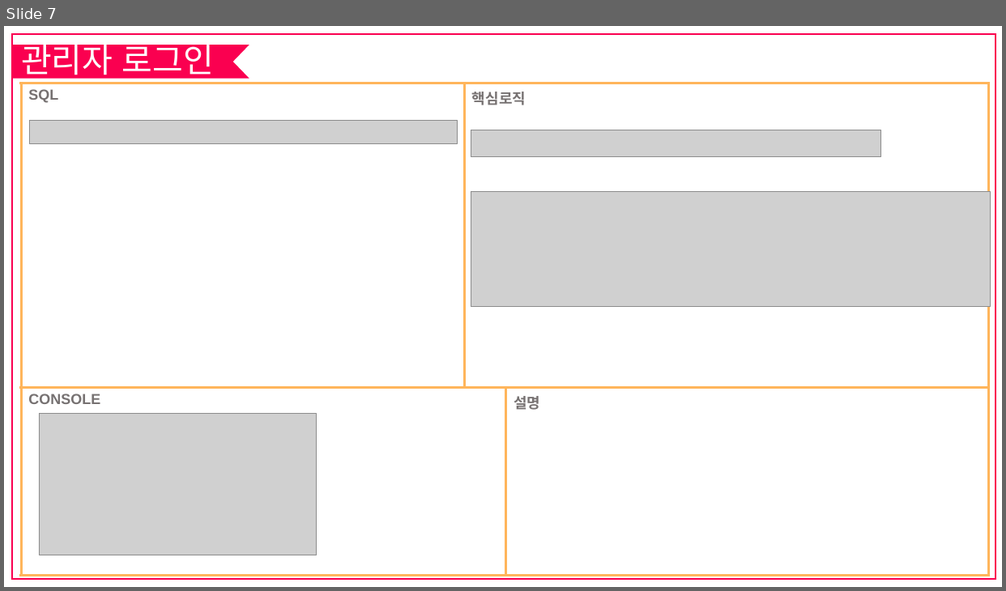
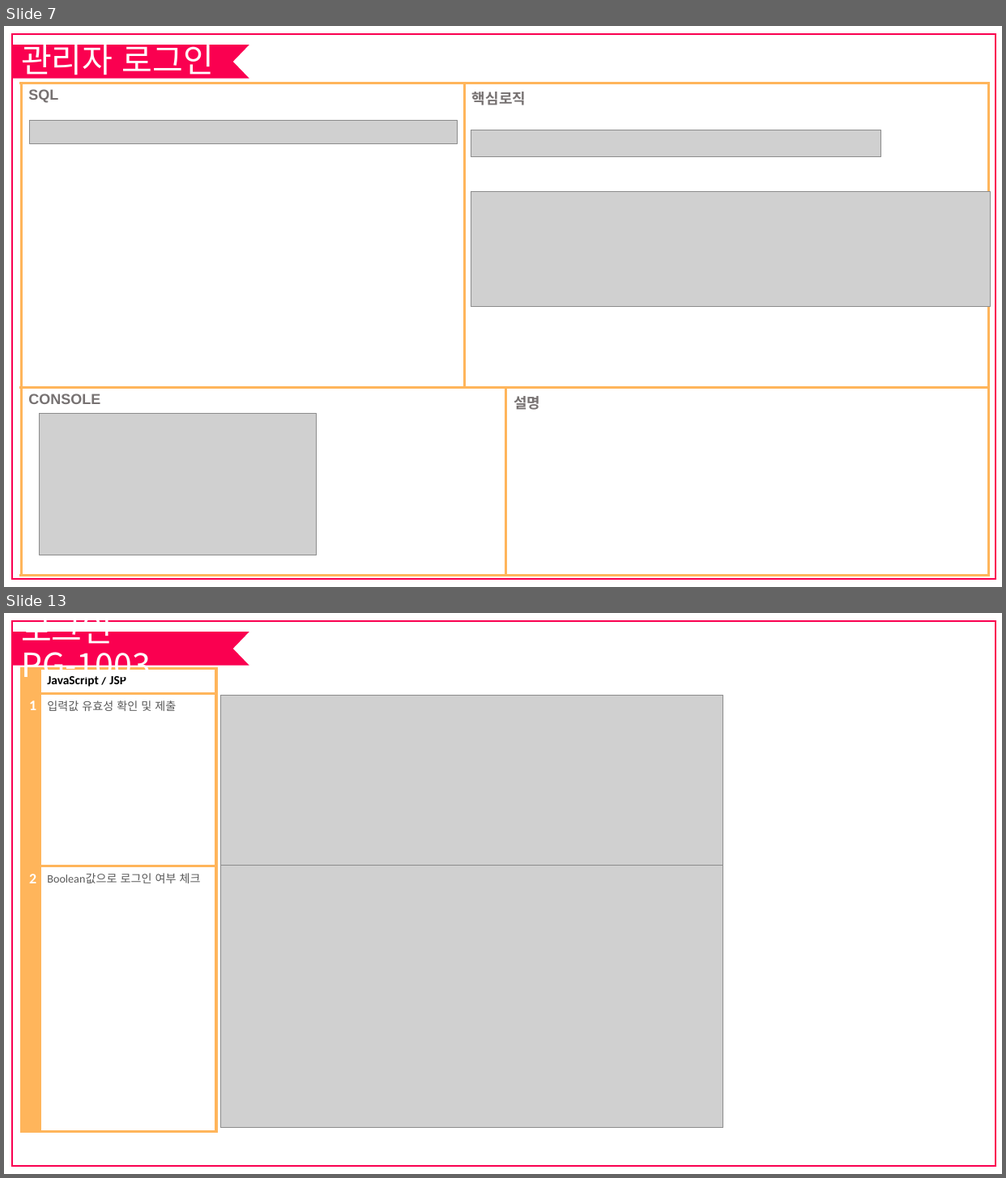
Before and after one commit to sengu30/DY-project, a slide deck: yogiyo/요기요 ver세영.pptx. Shown one above the other, each under a label of ours: slide 7 before the commit, slides 7 and 13 after it; the slides between them are not shown. The pictures are 1006x591 and 1006x1178 pixels, drawn with LibreOffice and Linux fonts; fonts in the diff are those of the drawing; grey boxes stand for pictures. Boxes give left, top, right and bottom in pixels: in the first picture for what was removed or moved away, otherwise in the second. Text is boxed around its words. In the diff, an @@ line names an element or a change of style, - is before the commit and + after.

```diff
--- a/yogiyo/요기요 ver세영.pptx
+++ b/yogiyo/요기요 ver세영.pptx
@@ slide 13 added at [4,613,1002,1174], background #FFFFFF; not listed: 2 template elements that a slide beside it also shows @@
@@ title added at [21,620,151,686], 32 pt, text #FFFFFF @@
+로그인 PG-1003
@@ table added at [22,668,216,1131], 3 rows, 2 columns @@
+ | JavaScript / JSP
+1 | 입력값 유효성 확인 및 제출
+2 | Boolean값으로 로그인 여부 체크
@@ picture added at [220,696,723,866] @@
@@ picture added at [220,865,723,1128] @@
```
Also in this commit, not shown: 6 other slides added, 10 other files.
